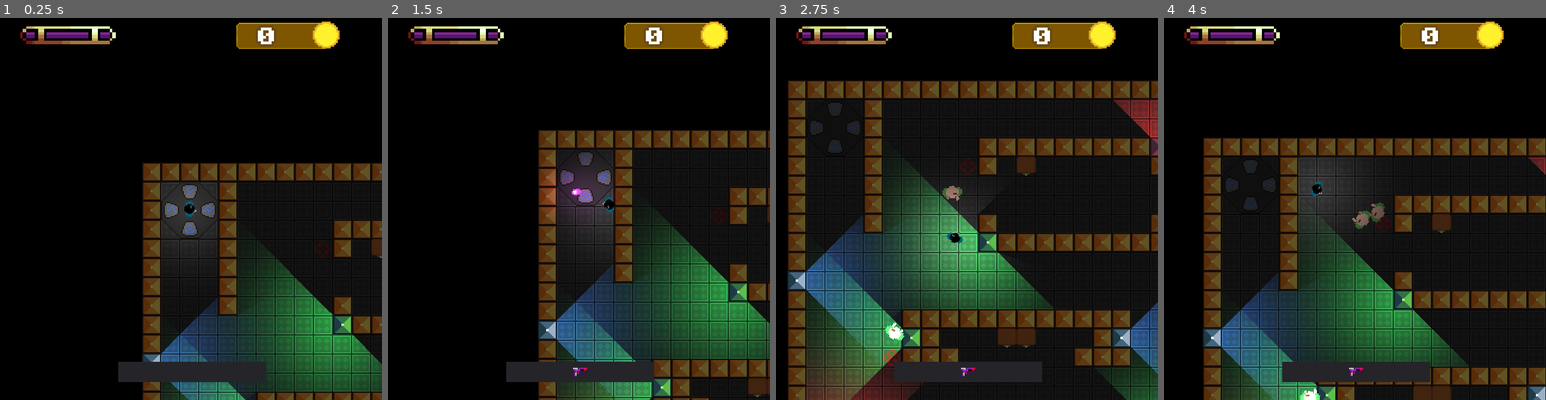
Above: before the commit, frames 1-4 (left to right).
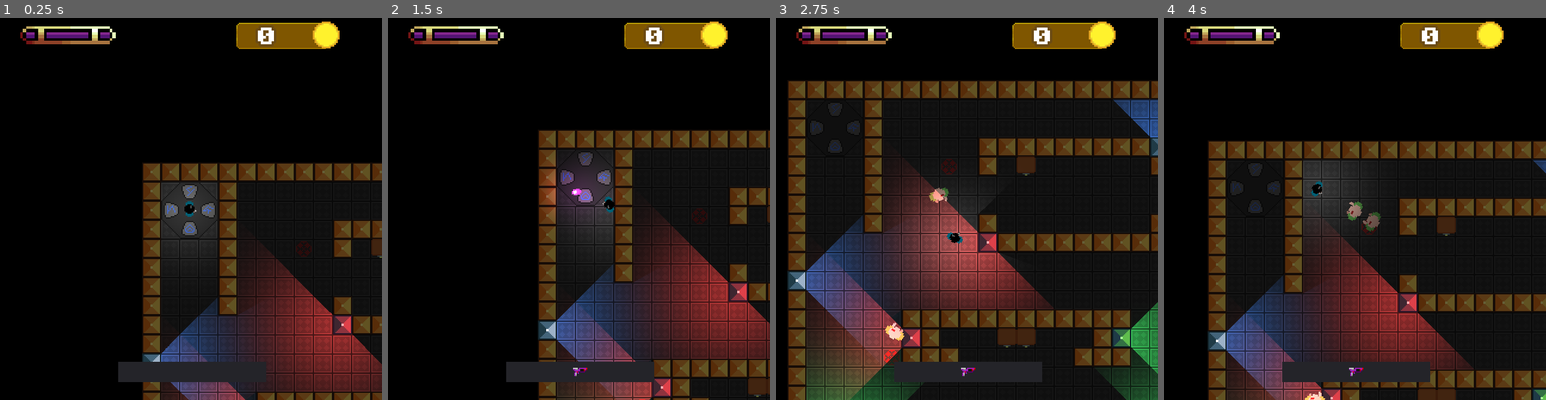
Above: after the commit, the same moments.

Repository: AngelPhenix/Gauntlet
Game: Godot game, scene res://Stages/FinishedStages/Level_1.tscn
Same seed, same stepped clock (60 frames per second), same inputs: the game is played once before the commit and once after it. This scene is started directly instead of the project's main scene.
Inputs (mouse positions are in pixels of both pictures, inside the frame that each line leads up to):
- Up to frame 1 (0.25 s): no input
- Up to frame 2 (1.5 s): move the mouse to (460, 209) at 0.52 s; hold Right (ui_right) 0.53-1.28 s; tap E (action) at 0.6 s; click (460, 209) at 0.67 s; move the mouse to (502, 228) at 1.27 s; hold Down (ui_down) from 1.28 s (still down); click (502, 228) at 1.35 s
- Up to frame 3 (2.75 s): move the mouse to (1005, 124) at 2.02 s; release Down (ui_down) at 2.03 s; hold Right (ui_right) from 2.03 s (still down); tap E (action) at 2.1 s
- Up to frame 4 (4 s): move the mouse to (1335, 285) at 2.77 s; release Right (ui_right) at 2.78 s; hold Up (ui_up) 2.78-3.53 s; click (1335, 285) at 2.85 s; move the mouse to (1469, 266) at 3.52 s; hold Left (ui_left) from 3.53 s (still down); tap E (action) at 3.6 s

The runs differ from the first frame. In frame 1, 8.5% of the frame differs, in the area x 44-100%, y 58-100%; in frame 2, 9.8%; in frame 3, 15%; in frame 4, 24%, in the area x 10-100%, y 31-100%.

Commit message:
New torch system to dynamically create torches from a single script with different settings

Diff:
--- a/Fonts/Theme_Menu.tres
+++ b/Fonts/Theme_Menu.tres
@@ -31,5 +31,6 @@
 Button/styles/hover = SubResource( 4 )
 Button/styles/normal = SubResource( 2 )
 Button/styles/pressed = SubResource( 5 )
+CheckButton/constants/hseparation = 30
 Label/fonts/font = SubResource( 8 )
-VBoxContainer/constants/separation = 35
+VBoxContainer/constants/separation = 20
--- a/Scenes/Torches/Torches.tscn
+++ b/Scenes/Torch.tscn
@@ -1,8 +1,8 @@
 [gd_scene load_steps=7 format=2]
 
-[ext_resource path="res://Sprites/redtorch.png" type="Texture" id=1]
-[ext_resource path="res://Sprites/lightmask02.png" type="Texture" id=2]
-[ext_resource path="res://Scripts/torches.gd" type="Script" id=3]
+[ext_resource path="res://Scripts/torch.gd" type="Script" id=1]
+[ext_resource path="res://Sprites/redtorch.png" type="Texture" id=2]
+[ext_resource path="res://Sprites/lightmask02.png" type="Texture" id=3]
 
 [sub_resource type="RectangleShape2D" id=1]
 extents = Vector2( 8, 8 )
@@ -14,7 +14,13 @@
 polygon = PoolVector2Array( -8, -8, 8, -8, 8, 8, -8, 8 )
 
 [node name="Torch" type="StaticBody2D" groups=["wall"]]
-script = ExtResource( 3 )
+script = ExtResource( 1 )
+__meta__ = {
+"_edit_group_": true
+}
+blue_color = Color( 0.16, 0.38, 0.76, 1 )
+red_color = Color( 0.76, 0.16, 0.16, 1 )
+green_color = Color( 0.16, 0.76, 0.3, 1 )
 
 [node name="shape" type="CollisionShape2D" parent="."]
 shape = SubResource( 1 )
--- a/Scenes/Torches/BlueTorch.tscn
+++ /dev/null
@@ -1,12 +0,0 @@
-[gd_scene load_steps=3 format=2]
-
-[ext_resource path="res://Scenes/Torches/Torches.tscn" type="PackedScene" id=1]
-[ext_resource path="res://Sprites/bluetorch.png" type="Texture" id=2]
-
-[node name="BlueTorch" instance=ExtResource( 1 )]
-
-[node name="sprite" parent="." index="1"]
-texture = ExtResource( 2 )
-
-[node name="light" parent="." index="2"]
-color = Color( 0.164706, 0.380392, 0.756863, 1 )
--- a/Scenes/Torches/GreenTorch.tscn
+++ /dev/null
@@ -1,12 +0,0 @@
-[gd_scene load_steps=3 format=2]
-
-[ext_resource path="res://Scenes/Torches/Torches.tscn" type="PackedScene" id=1]
-[ext_resource path="res://Sprites/greentorch.png" type="Texture" id=2]
-
-[node name="GreenTorch" instance=ExtResource( 1 )]
-
-[node name="sprite" parent="." index="1"]
-texture = ExtResource( 2 )
-
-[node name="light" parent="." index="2"]
-color = Color( 0.164706, 0.756863, 0.298039, 1 )
--- a/Scenes/Torches/RedTorch.tscn
+++ /dev/null
@@ -1,5 +0,0 @@
-[gd_scene load_steps=2 format=2]
-
-[ext_resource path="res://Scenes/Torches/Torches.tscn" type="PackedScene" id=1]
-
-[node name="RedTorch" instance=ExtResource( 1 )]
--- a/Scripts/level_parameters.gd
+++ b/Scripts/level_parameters.gd
@@ -1,9 +1,7 @@
 extends Node2D
 
 const spawner_scn: PackedScene = preload("res://Scenes/Spawner.tscn")
-const bluetorch_scn: PackedScene = preload("res://Scenes/Torches/BlueTorch.tscn")
-const redtorch_scn: PackedScene = preload("res://Scenes/Torches/RedTorch.tscn")
-const greentorch_scn: PackedScene = preload("res://Scenes/Torches/GreenTorch.tscn")
+const torch_scn: PackedScene = preload("res://Scenes/Torch.tscn")
 const chest_scn: PackedScene = preload("res://Scenes/Chest.tscn")
 const teleporter_scn: PackedScene = preload("res://Scenes/Teleporter.tscn")
 const weapon_start_scn: PackedScene = preload("res://Scenes/ChooseWeapon.tscn")
@@ -48,13 +46,12 @@
 
 	# TORCHES (ID-3)
 	if torches_visible:
-		var torch_to_choose_from: Array = [bluetorch_scn, redtorch_scn, greentorch_scn]
 		var torch_container: Node2D = Node2D.new()
 		torch_container.add_to_group("torches")
 		torch_container.name = "TorchContainer"
 		add_child(torch_container)
 		for tile in map.get_used_cells_by_id(3):
-			var torch: Node = torch_to_choose_from[int(rand_range(0,torch_to_choose_from.size()))].instance()
+			var torch: Node = torch_scn.instance()
 			torch.global_position = map.map_to_world(tile) + map.cell_size/2
 			get_tree().get_nodes_in_group("torches")[0].add_child(torch)
 
--- /dev/null
+++ b/Scripts/torch.gd
@@ -0,0 +1,32 @@
+extends StaticBody2D
+
+onready var blue_sprite = preload("res://Sprites/bluetorch.png")
+onready var red_sprite = preload("res://Sprites/redtorch.png")
+onready var green_sprite = preload("res://Sprites/greentorch.png")
+
+export var blue_color: Color
+export var red_color: Color
+export var green_color: Color
+
+func _ready():
+
+	var torch_settings: Dictionary = {
+		0 : {
+			"sprite" : "res://Sprites/bluetorch.png",
+			"color" : blue_color
+		},
+		1 : {
+			"sprite" : "res://Sprites/redtorch.png",
+			"color" : red_color
+		},
+		2 : {
+			"sprite" : "res://Sprites/greentorch.png",
+			"color" : green_color
+		}
+	}
+
+	var rng = RandomNumberGenerator.new()
+	rng.randomize()
+	var index: int = rng.randi_range(0, torch_settings.size()-1)
+	$sprite.texture = load(torch_settings[index]["sprite"])
+	$light.color = torch_settings[index]["color"]
--- a/Scripts/torches.gd
+++ /dev/null
@@ -1,15 +0,0 @@
-extends StaticBody2D
-
-
-# TO-DO
-# MAKE A SINGLE SCENE/SCRIPT FOR ALL THE TORCHES POSSIBLE (3 total)
-
-
-# Called when the node enters the scene tree for the first time.
-func _ready():
-	pass # Replace with function body.
-
-
-# Called every frame. 'delta' is the elapsed time since the previous frame.
-#func _process(delta):
-#	pass
--- a/Stages/FinishedStages/Level_1.tscn
+++ b/Stages/FinishedStages/Level_1.tscn
@@ -28,7 +28,7 @@
 tile_set = ExtResource( 4 )
 cell_size = Vector2( 16, 16 )
 format = 1
-tile_data = PoolIntArray( 0, 1, 0, 1, 1, 0, 2, 1, 0, 3, 1, 0 …(9091 unchanged characters)…  1769492, 1, 0, 1835011, 1, 0, 1835012, 2, 0, 1835013, 2, 0, 1835014, 2, 0, 1835015, 2, 0, 1835016, 2, 0, 1835017, 2, 0, 1835018, 2, 0, 1835019, 2, 0, 1835020, 2, 0, 1835021, 2, 0, 1835022, 2, 0, 1835023, 2, 0, 1835024, 2, 0, 1835025, 2, 0, 1835026, 2, 0, 1835027, 2, 0, 1835028, 1, 0, 1900547, 3, 0, 1900548, 1, 0, 1900549, 1, 0, 1900550, 1, 0, 1900551, 1, 0, 1900552, 1, 0, 1900553, 1, 0, 1900554, 1, 0, 1900555, 1, 0, 1900556, 1, 0, 1900557, 1, 0, 1900558, 1, 0, 1900559, 1, 0, 1900560, 1, 0, 1900561, 1, 0, 1900562, 1, 0, 1900563, 1, 0, 1900564, 3, 0 )
+tile_data = PoolIntArray( 0, 1, 0, 1, 1, 0, 2, 1, 0, 3, 1, 0 …(9091 unchanged characters)…  1769492, 1, 0, 1835011, 1, 0, 1835012, 3, 0, 1835013, 2, 0, 1835014, 2, 0, 1835015, 2, 0, 1835016, 2, 0, 1835017, 2, 0, 1835018, 2, 0, 1835019, 2, 0, 1835020, 2, 0, 1835021, 2, 0, 1835022, 2, 0, 1835023, 2, 0, 1835024, 2, 0, 1835025, 2, 0, 1835026, 2, 0, 1835027, 3, 0, 1835028, 1, 0, 1900548, 1, 0, 1900549, 1, 0, 1900550, 1, 0, 1900551, 1, 0, 1900552, 1, 0, 1900553, 1, 0, 1900554, 1, 0, 1900555, 1, 0, 1900556, 1, 0, 1900557, 1, 0, 1900558, 1, 0, 1900559, 1, 0, 1900560, 1, 0, 1900561, 1, 0, 1900562, 1, 0, 1900563, 1, 0 )
 
 [node name="EnemyContainer" type="Node" parent="." groups=["enemy_container"]]
 
--- a/Stages/MainMenu.tscn
+++ b/Stages/MainMenu.tscn
@@ -96,35 +96,34 @@
 text = "Gauntlet v0.2"
 
 [node name="VBoxContainer" type="VBoxContainer" parent="Background/MarginContainer/VBoxContainer"]
-margin_top = 54.0
+margin_top = 39.0
 margin_right = 234.0
 margin_bottom = 260.0
 size_flags_vertical = 3
-custom_constants/separation = 10
 alignment = 1
 
 [node name="Story" parent="Background/MarginContainer/VBoxContainer/VBoxContainer" instance=ExtResource( 1 )]
-margin_top = 56.0
+margin_top = 48.0
 margin_right = 234.0
-margin_bottom = 72.0
+margin_bottom = 64.0
 text = "Story"
 
 [node name="Brawl" parent="Background/MarginContainer/VBoxContainer/VBoxContainer" instance=ExtResource( 1 )]
-margin_top = 82.0
+margin_top = 84.0
 margin_right = 234.0
-margin_bottom = 98.0
+margin_bottom = 100.0
 text = "Brawl"
 
 [node name="Options" parent="Background/MarginContainer/VBoxContainer/VBoxContainer" instance=ExtResource( 1 )]
-margin_top = 108.0
+margin_top = 120.0
 margin_right = 234.0
-margin_bottom = 124.0
+margin_bottom = 136.0
 text = "Options"
 
 [node name="Quit" parent="Background/MarginContainer/VBoxContainer/VBoxContainer" instance=ExtResource( 1 )]
-margin_top = 134.0
+margin_top = 156.0
 margin_right = 234.0
-margin_bottom = 150.0
+margin_bottom = 172.0
 text = "Quit"
 
 [node name="Fadeout" type="ColorRect" parent="." groups=["tint"]]
@@ -157,15 +156,15 @@
 
 [node name="HBoxContainer" type="HBoxContainer" parent="Options/ColorRect/MarginContainer/VBoxContainer"]
 margin_right = 320.0
-margin_bottom = 117.0
+margin_bottom = 132.0
 size_flags_horizontal = 3
 size_flags_vertical = 3
 alignment = 1
 
 [node name="CheckButton" type="CheckButton" parent="Options/ColorRect/MarginContainer/VBoxContainer/HBoxContainer"]
-margin_left = 46.0
-margin_right = 274.0
-margin_bottom = 117.0
+margin_left = 33.0
+margin_right = 287.0
+margin_bottom = 132.0
 focus_mode = 0
 shortcut_in_tooltip = false
 enabled_focus_mode = 0
@@ -175,7 +174,7 @@
 [node name="MarginContainer" type="MarginContainer" parent="Options/ColorRect/MarginContainer/VBoxContainer"]
 margin_top = 152.0
 margin_right = 320.0
-margin_bottom = 269.0
+margin_bottom = 284.0
 size_flags_vertical = 3
 
 [node name="Back" type="Button" parent="Options/ColorRect/MarginContainer/VBoxContainer"]
Not shown: 1 places in Scenes/Torch.tscn that only renumber resources
